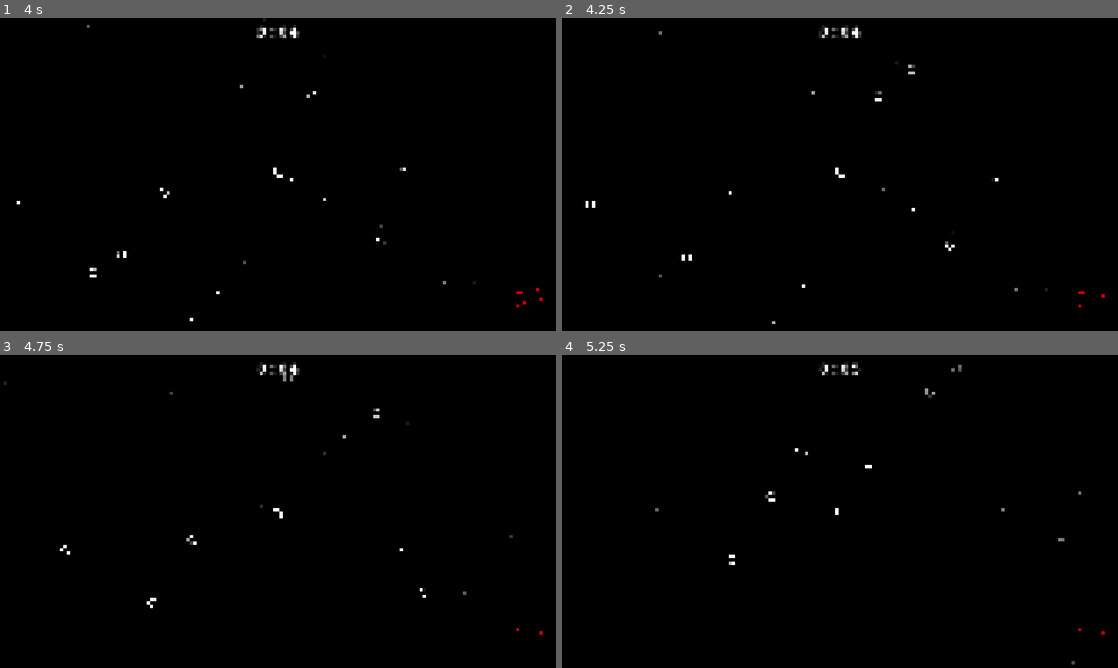
Above: before the commit, frames 1-4 (two rows, left to right).
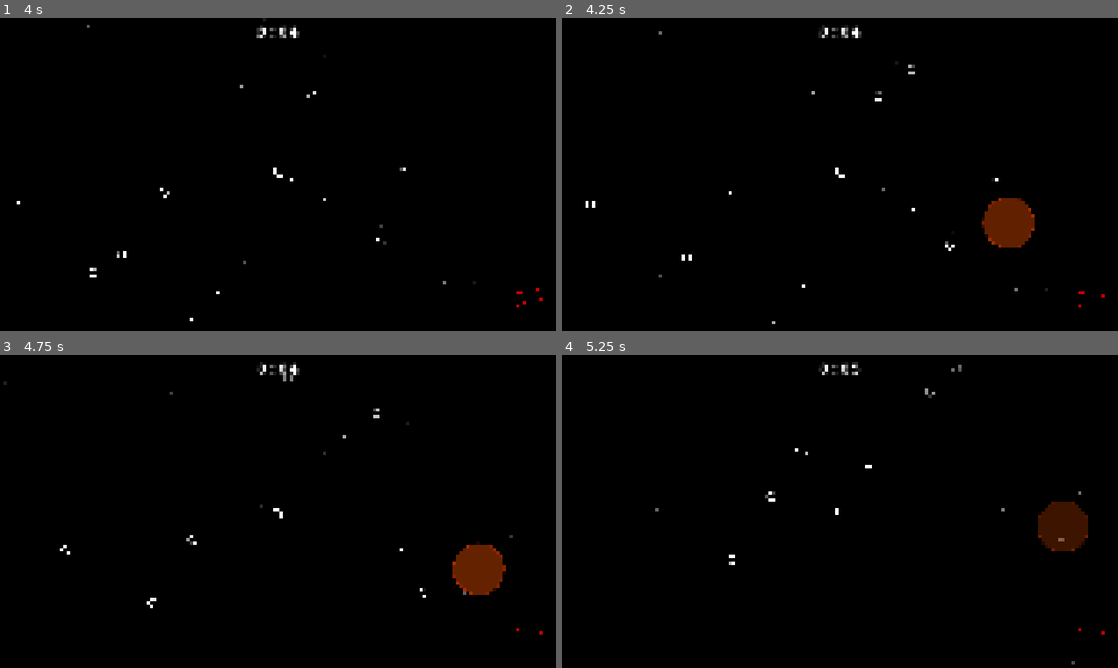
Above: after the commit, the same moments.

Repository: bleov/asteroids
Game: Godot game, scene res://Scenes/Game.tscn
Two runs of this game, one before a commit and one after it. Both use one fixed random seed, a clock stepped at 60 frames per second and the inputs below.
Inputs (mouse positions are in pixels of both pictures, inside the frame that each line leads up to):
- Up to frame 1 (4 s): tap Enter at 0.5 s; move the mouse to (400, 158) at 0.52 s; hold D (move_right) 0.53-1.28 s; hold Ctrl (fast) 0.53-1.28 s; move the mouse to (166, 190) at 1.27 s; hold S (move_down) 1.28-2.03 s; tap Space (dodge) at 1.35 s; tap Ctrl (fast) at 1.55, 3.05, 3.8 s; move the mouse to (333, 105) at 2.02 s; hold D (move_right) 2.03-2.78 s; hold Ctrl (fast) 2.03-2.78 s; move the mouse to (250, 237) at 2.77 s; hold W (move_up) 2.78-3.53 s; click (250, 237) at 2.85 s; move the mouse to (444, 221) at 3.52 s; hold A (move_left) from 3.53 s (still down); hold Shift (slow) from 3.53 s (still down)
- Up to frame 2 (4.25 s): keep holding A (move_left); keep holding Shift (slow); tap G (debug_spawn_giant, bound only after the commit) at 4.15 s
- Up to frame 3 (4.75 s): keep holding A (move_left); move the mouse to (111, 464) at 4.27 s; release Shift (slow) at 4.28 s; tap Ctrl (fast) at 4.35 s
- Up to frame 4 (5.25 s): move the mouse to (867, 511) at 5.02 s; release A (move_left) at 5.03 s; hold S (move_down) from 5.03 s (still down); hold Space (dodge) from 5.03 s (still down)

Frame 1 is identical in both runs. In frame 2, 1.2% of the frame differs, in the area x 75-85%, y 57-74%; in frame 3, 1.2%, in the area x 81-91%, y 59-77%; in frame 4, 1.2%.

Commit message:
feat: size-based enemy knockback

Diff:
--- a/Assets/Themes/Default.tres
+++ b/Assets/Themes/Default.tres
@@ -1,4 +1,13 @@
 [gd_resource type="Theme" format=3 uid="uid://dqnawhsdtqm00"]
+
+[sub_resource type="StyleBoxFlat" id="StyleBoxFlat_qjduq"]
+bg_color = Color(0.06469653, 0.064696535, 0.06469648, 1)
+border_width_left = 5
+border_width_top = 5
+border_width_right = 5
+border_width_bottom = 5
+border_color = Color(1, 1, 1, 1)
+border_blend = true
 
 [sub_resource type="StyleBoxFlat" id="StyleBoxFlat_mu514"]
 bg_color = Color(0, 0, 0, 1)
@@ -10,4 +19,5 @@
 border_blend = true
 
 [resource]
+Button/styles/normal = SubResource("StyleBoxFlat_qjduq")
 Panel/styles/panel = SubResource("StyleBoxFlat_mu514")
--- a/Scenes/Game.tscn
+++ b/Scenes/Game.tscn
@@ -37,7 +37,7 @@
 shader_parameter/smallStarSlow = 8.0
 shader_parameter/smallStarAmount = 0.001
 shader_parameter/mediumStarAmount = 0.01
-shader_parameter/bigStarAmount = 0.02
+shader_parameter/bigStarAmount = 0.0
 
 [sub_resource type="Gradient" id="Gradient_b2bpf"]
 offsets = PackedFloat32Array(0, 0.9427711, 1)
@@ -159,13 +159,30 @@
 anchor_top = 1.0
 anchor_right = 1.0
 anchor_bottom = 1.0
+offset_left = 29.0
 offset_top = -854.0
+offset_right = -29.0
 grow_horizontal = 2
 grow_vertical = 0
 alignment = 1
 
 [node name="Button" type="Button" parent="UI/LevelUp/Panel/Upgrades" unique_id=1338058981]
 layout_mode = 2
+theme = ExtResource("2_7lihs")
+text = "Projectile Speed
+Bullets fly faster
+0/3"
+
+[node name="Button2" type="Button" parent="UI/LevelUp/Panel/Upgrades" unique_id=1097456054]
+layout_mode = 2
+theme = ExtResource("2_7lihs")
+text = "Projectile Speed
+Bullets fly faster
+0/3"
+
+[node name="Button3" type="Button" parent="UI/LevelUp/Panel/Upgrades" unique_id=1197238464]
+layout_mode = 2
+theme = ExtResource("2_7lihs")
 text = "Projectile Speed
 Bullets fly faster
 0/3"
--- a/Scripts/enemy.gd
+++ b/Scripts/enemy.gd
@@ -93,5 +93,10 @@
 			if (health > 1):
 				HitSound.play();
 	if (area.area_type == Enum.AreaType.Player):
-		velocity += area.velocity;
-		area.velocity = -area.velocity / 2;
+		var normal: Vector2 = (position - area.position).normalized();
+		normal *= (velocity - area.velocity).dot(normal);
+		var bounce = 2;
+		var giveToPlayer = pow(0.8, level + 2);
+		print(normal.length() * bounce);
+		velocity -= normal * giveToPlayer * bounce;
+		area.velocity += normal * (1 - giveToPlayer) * bounce + normal.normalized() * 10;
--- a/Scripts/game.gd
+++ b/Scripts/game.gd
@@ -19,6 +19,7 @@
 	enemy.type = type;
 	enemy.position = position;
 	Enemies.add_child(enemy);
+	return enemy;
 
 func spawn_wave(wave: int):
 	var enemy_count = BASE_ENEMIES_PER_WAVE
@@ -35,3 +36,7 @@
 
 	if (time % 30 == 0):
 		spawn_wave(time / 30 + 1);
+
+func _process(_delta):
+	if (Input.is_action_just_pressed("debug_spawn_giant")):
+		spawn_enemy(Enum.EnemyType.Asteroid, 7, get_local_mouse_position())
--- a/project.godot
+++ b/project.godot
@@ -89,6 +89,11 @@
 , Object(InputEventMouseButton,"resource_local_to_scene":false,"resource_name":"","device":-1,"window_id":0,"alt_presse …(252 unchanged characters)…
 ]
 }
+debug_spawn_giant={
+"deadzone": 0.2,
+"events": [Object(InputEventKey,"resource_local_to_scene":false,"resource_name":"","device":-1,"window_id":0,"alt_pressed":false,"shift_pressed":false,"ctrl_pressed":false,"meta_pressed":false,"pressed":false,"keycode":0,"physical_keycode":71,"key_label":0,"unicode":103,"location":0,"echo":false,"script":null)
+]
+}
 
 [physics]
 
